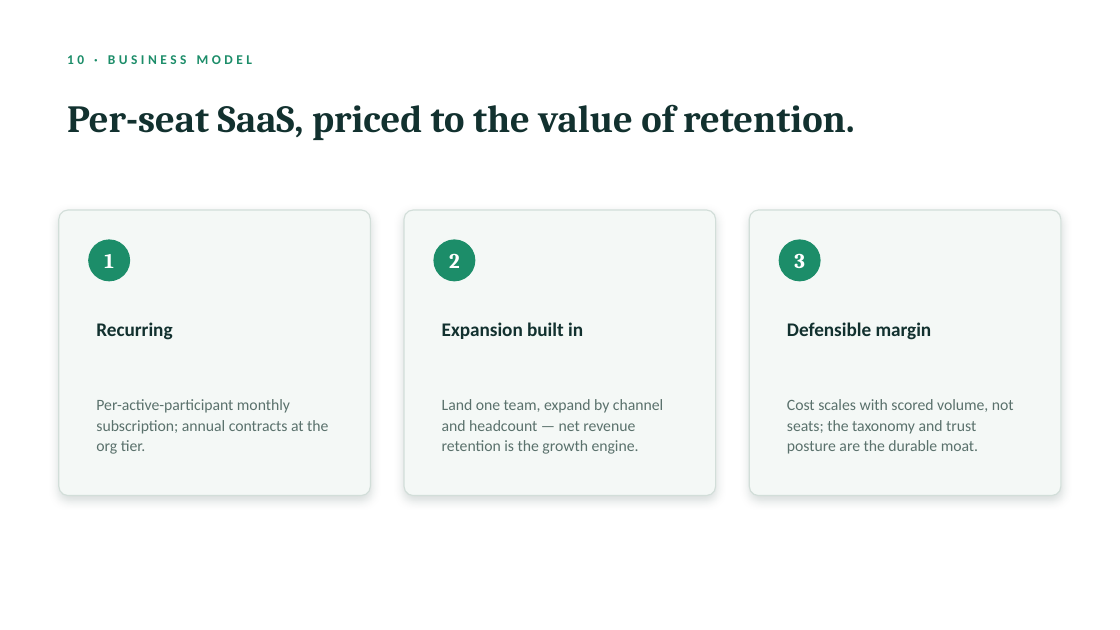
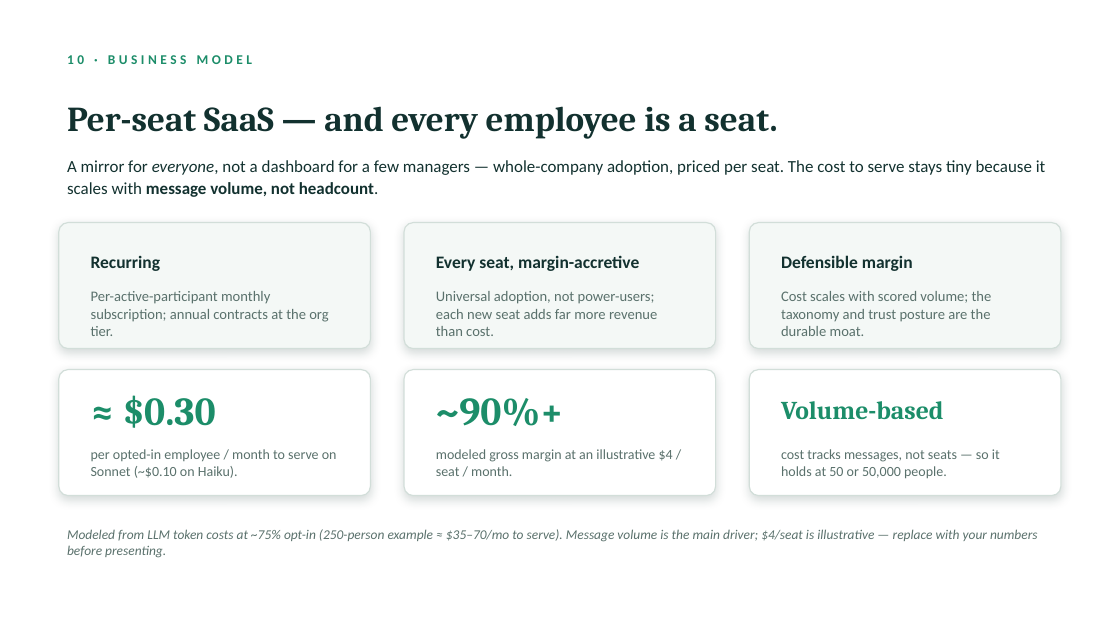
Before and after one commit to rcmannepalli/testapp, a slide deck: slide 11 of prototype/pitch/SugApp_Investor_Brief.pptx. Drawn at 1120x630 pixels with LibreOffice and Linux fonts; fonts in the diff are those of the drawing. Boxes give left, top, right and bottom in pixels: in the first picture for what was removed or moved away, otherwise in the second. Text is boxed around its words. In the diff, an @@ line names an element or a change of style, - is before the commit and + after.

```diff
--- a/prototype/pitch/SugApp_Investor_Brief.pptx
+++ b/prototype/pitch/SugApp_Investor_Brief.pptx
@@ text at bbox=[67, 106, 777, 139]: text changed; size 33 to 30 pt @@
-Per-seat SaaS, priced to the value of retention.
+Per-seat SaaS — and every employee is a seat.
@@ text added at bbox=[67, 160, 1046, 197], 14.5 pt, text #12312F @@
+A mirror for everyone, not a dashboard for a few managers — whole-company adoption, priced per seat. The cost to serve stays tiny because it scales with message volume, not headcount.
@@ rounded rectangle: place and size @@
-rounded rectangle at bbox=[59, 210, 371, 496]
+rounded rectangle at bbox=[59, 223, 371, 349]
@@ text "Recurring": place and size @@
-text "Recurring" at bbox=[96, 322, 172, 340]
+text "Recurring" at bbox=[91, 256, 160, 271]
@@ text "Recurring" at bbox=[91, 256, 160, 271]: size 16.5 to 15 pt; line spacing 0.98 to 0.95 @@
@@ ellipse removed at bbox=[88, 239, 130, 281] @@
@@ rounded rectangle: place and size @@
-rounded rectangle at bbox=[404, 210, 716, 496]
+rounded rectangle at bbox=[404, 223, 716, 349]
@@ ellipse removed at bbox=[434, 239, 476, 281] @@
@@ proportions changed in 3 elements at bbox=[59, 223, 371, 349], bbox=[404, 223, 716, 349], bbox=[749, 223, 1061, 349] @@
@@ rounded rectangle: place and size @@
-rounded rectangle at bbox=[749, 210, 1061, 496]
+rounded rectangle at bbox=[749, 223, 1061, 349]
@@ text "Defensible margin" at bbox=[781, 255, 913, 271]: size 16.5 to 15 pt; line spacing 0.98 to 0.95 @@
@@ text "Defensible margin": place and size @@
-text "Defensible margin" at bbox=[787, 322, 932, 340]
+text "Defensible margin" at bbox=[781, 255, 913, 271]
@@ ellipse removed at bbox=[779, 239, 821, 281] @@
@@ text removed at bbox=[104, 254, 114, 268] @@
-1
@@ text added at bbox=[436, 255, 639, 271], 15 pt, text #12312F, bold @@
+Every seat, margin-accretive
@@ text removed at bbox=[449, 253, 460, 268] @@
-2
@@ text removed at bbox=[794, 253, 805, 268] @@
-3
@@ text "Per-active-participant monthly subscription; annual contract ...": place and size @@
-text "Per-active-participant monthly subscription; annual contract ..." at bbox=[96, 399, 328, 454]
+text "Per-active-participant monthly subscription; annual contract ..." at bbox=[91, 291, 328, 336]
@@ text "Per-active-participant monthly subscription; annual contract ..." at bbox=[91, 291, 328, 336]: size 13.5 to 12.5 pt; line spacing 1.08 to 1.03 @@
@@ text added at bbox=[436, 291, 657, 336], 12.5 pt, text #5A716C @@
+Universal adoption, not power-users; each new seat adds far more revenue than cost.
@@ text at bbox=[781, 291, 992, 336]: text changed; size 13.5 to 12.5 pt @@
-Cost scales with scored volume, not seats; the taxonomy and trust posture are the durable moat.
+Cost scales with scored volume; the taxonomy and trust posture are the durable moat.
@@ text removed at bbox=[442, 322, 583, 339] @@
-Expansion built in
@@ rounded rectangle added at bbox=[59, 370, 371, 496], fill #FFFFFF, outline #D2DED9 1 pt @@
@@ rounded rectangle added at bbox=[404, 370, 716, 496], fill #FFFFFF, outline #D2DED9 1 pt @@
@@ rounded rectangle added at bbox=[749, 370, 1061, 496], fill #FFFFFF, outline #D2DED9 1 pt @@
@@ text added at bbox=[123, 395, 216, 428], 34 pt, text #1C8D69, bold @@
+≈ $0.30
@@ text added at bbox=[436, 398, 564, 426], 34 pt, text #1C8D69, bold @@
+~90%+
@@ text removed at bbox=[442, 399, 663, 454] @@
-Land one team, expand by channel and headcount — net revenue retention is the growth engine.
@@ text added at bbox=[781, 401, 943, 420], 22 pt, text #1C8D69, bold @@
+Volume-based
@@ text added at bbox=[91, 449, 337, 478], 12 pt, text #5A716C @@
+per opted-in employee / month to serve on Sonnet (~$0.10 on Haiku).
@@ text added at bbox=[436, 449, 673, 476], 12 pt, text #5A716C @@
+modeled gross margin at an illustrative $4 / seat / month.
@@ text added at bbox=[781, 449, 1000, 479], 12 pt, text #5A716C @@
+cost tracks messages, not seats — so it holds at 50 or 50,000 people.
@@ text added at bbox=[67, 529, 1038, 558], 11.5 pt, text #5A716C, italic @@
+Modeled from LLM token costs at ~75% opt-in (250-person example ≈ $35–70/mo to serve). Message volume is the main driver; $4/seat is illustrative — replace with your numbers before presenting.
```
Also in this commit, not shown: 3 other files.
